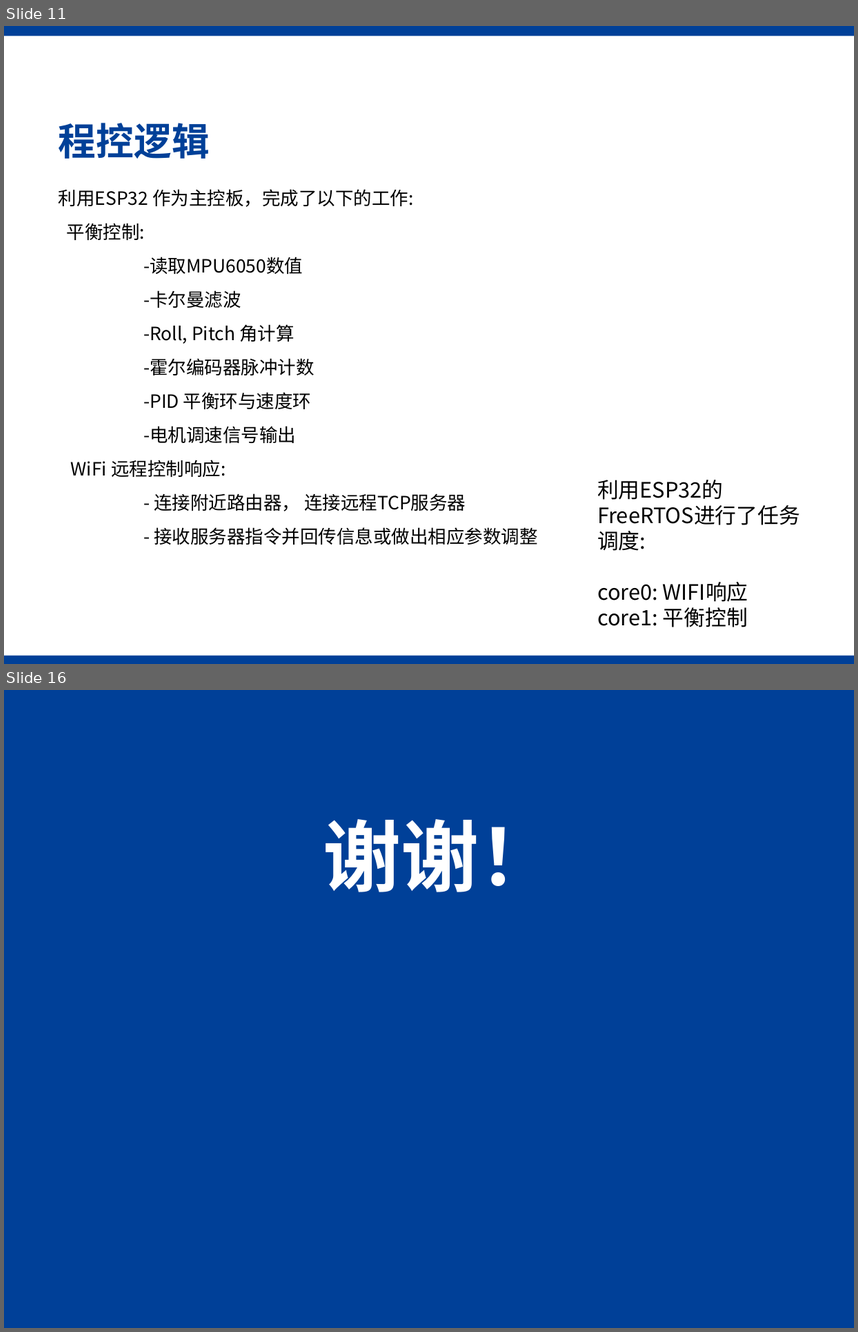
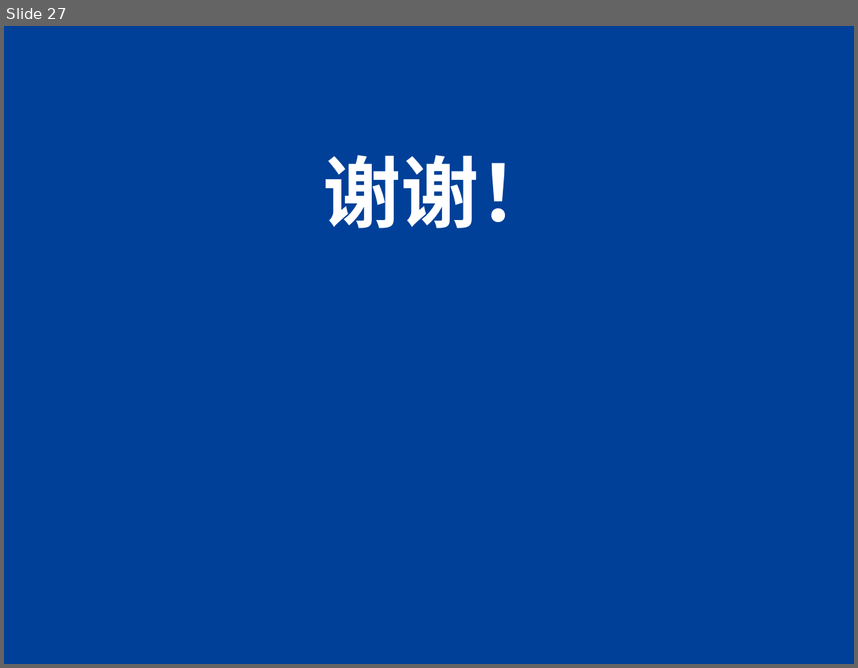
Before and after one commit to gyfastas/EE397, a slide deck: PPT/中期检测报告.pptx. Shown one above the other, each under a label of ours: slides 11 and 16 before the commit, slide 27 after it; the slides between them are not shown. The pictures are 858x1332 and 858x668 pixels, drawn with LibreOffice and Linux fonts; fonts in the diff are those of the drawing; background and template pictures are left out. Boxes give left, top, right and bottom in pixels: in the first picture for what was removed or moved away, otherwise in the second. Text is boxed around its words. In the diff, an @@ line names an element or a change of style, - is before the commit and + after.

```diff
--- a/PPT/中期检测报告.pptx
+++ b/PPT/中期检测报告.pptx
@@ slide 11 removed at (4, 26, 854, 664), background #FFFFFF @@
@@ rectangle removed at (4, 26, 854, 36) @@
@@ title removed at (59, 123, 210, 158) @@
-程控逻辑
@@ text removed at (59, 189, 538, 545) @@
-利用ESP32 作为主控板，完成了以下的工作:
-平衡控制:
--读取MPU6050数值
--卡尔曼滤波
--Roll, Pitch 角计算
--霍尔编码器脉冲计数
--PID 平衡环与速度环
--电机调速信号输出
-WiFi 远程控制响应:
-- 连接附近路由器， 连接远程TCP服务器
-- 接收服务器指令并回传信息或做出相应参数调整
@@ text removed at (597, 479, 749, 627) @@
-利用ESP32的FreeRTOS进行了任务调度:
-core0: WIFI响应
-core1: 平衡控制
@@ rectangle removed at (4, 655, 854, 664) @@
@@ what was slide 16 is now slide 27 @@
```
Also in this commit, not shown: 4 slides changed, 22 slides added, 10 other slides removed, 3 other files.
